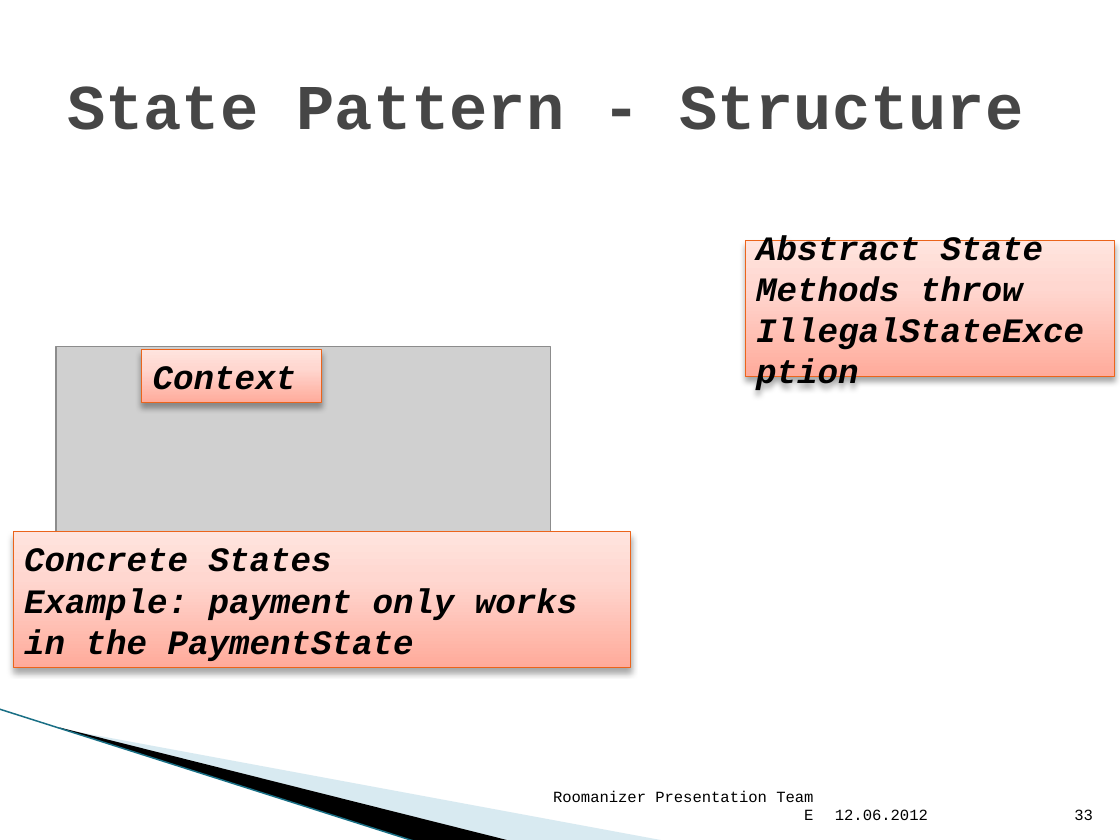
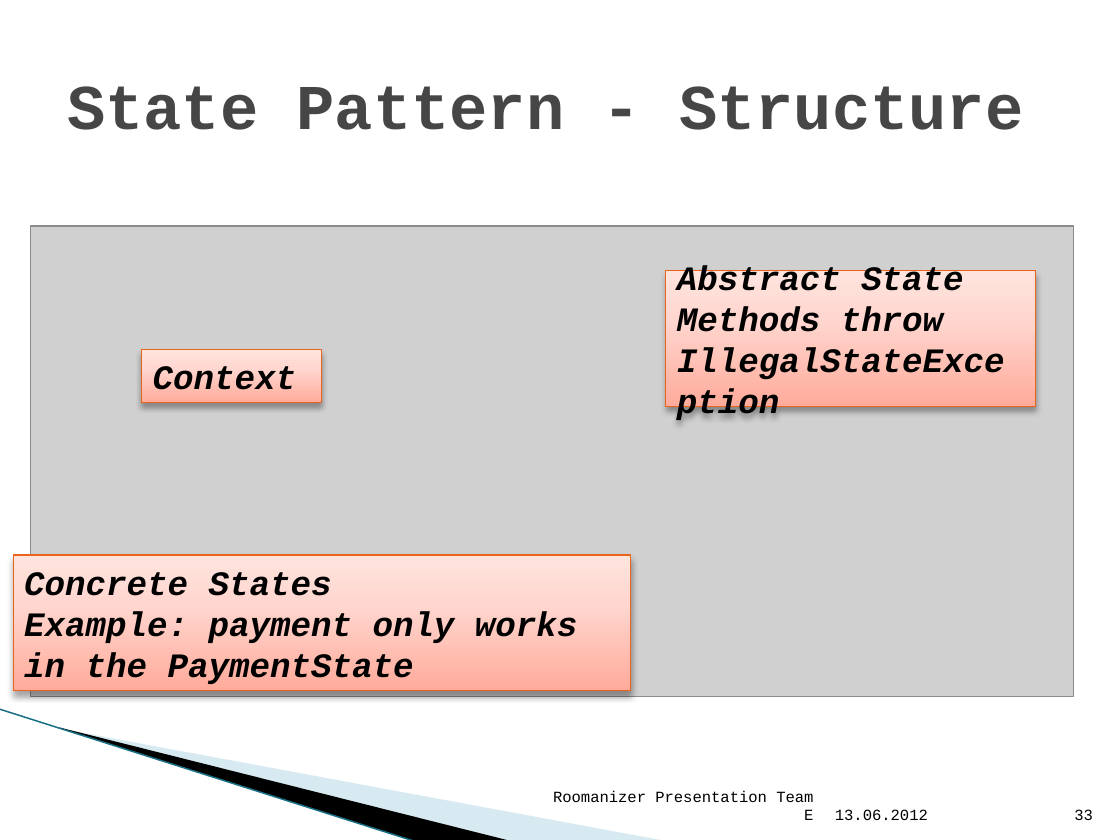
Before and after one commit to markusmo/HotelSoftware, a slide deck: slide 33 of Documentation/Praesentation/PresentationRoomanizer.pptx. Drawn at 1120x840 pixels with LibreOffice and Linux fonts; fonts in the diff are those of the drawing; grey boxes stand for pictures; background and template pictures are left out. Boxes give left, top, right and bottom in pixels: in the first picture for what was removed or moved away, otherwise in the second. Text is boxed around its words. In the diff, an @@ line names an element or a change of style, - is before the commit and + after.

```diff
--- a/Documentation/Praesentation/PresentationRoomanizer.pptx
+++ b/Documentation/Praesentation/PresentationRoomanizer.pptx
@@ picture: place and size @@
-picture at bbox=[56, 347, 551, 571]
+picture at bbox=[31, 226, 1074, 697]
@@ rectangle "Abstract State": place and size @@
-rectangle "Abstract State" at bbox=[745, 241, 1114, 376]
+rectangle "Abstract State" at bbox=[665, 271, 1035, 407]
@@ rectangle "Concrete States": place and size @@
-rectangle "Concrete States" at bbox=[13, 532, 631, 668]
+rectangle "Concrete States" at bbox=[13, 556, 631, 691]
@@ text at bbox=[835, 809, 928, 820]: text changed @@
-12.06.2012
+13.06.2012
```
Also in this commit, not shown: 44 other slides changed, 2 other files.
